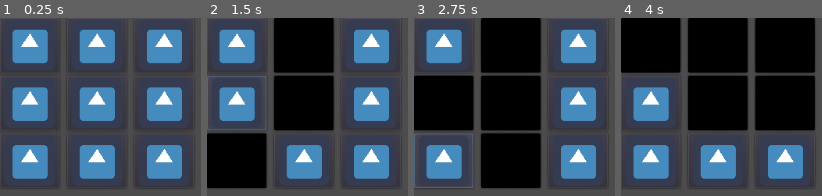
Above: before the commit, frames 1-4 (left to right).
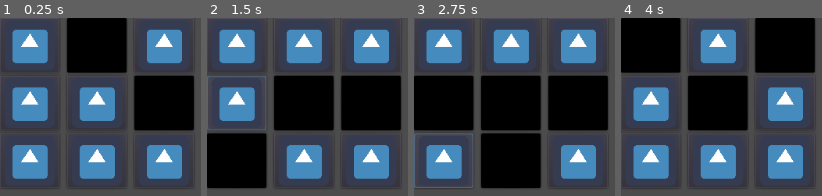
Above: after the commit, the same moments.

Repository: ayush1999-agarwal/SameColorTiles
Game: Godot game, scene res://GameScreen.tscn
The game is run twice, just before and just after one commit, with the same random seed, the same clock (stepped at 60 frames per second) and the same inputs. The engine's default icon, where the game draws it, is replaced by a stand-in: a white triangle on a blue panel in a dark square.
Inputs (mouse positions are in pixels of both pictures, inside the frame that each line leads up to):
- Up to frame 1 (0.25 s): no input
- Up to frame 2 (1.5 s): click (237, 44) at 0.5 s; click (237, 103) at 1.25 s
- Up to frame 3 (2.75 s): click (444, 160) at 2 s
- Up to frame 4 (4 s): click (717, 44) at 2.75 s; click (717, 103) at 3.5 s

The runs differ from the first frame. In frame 1, 18% of the frame differs, in the area x 33-97%, y 0-63%; in frame 2, 18%; in frame 3, 18%; in frame 4, 18%.

Commit message:
Starting Track Generator + Game Win Condition added

Diff:
--- a/SameColorTiles/GridController.gd
+++ b/SameColorTiles/GridController.gd
@@ -6,6 +6,7 @@
 onready var gridRow : GridRow = $GridRow
 
 var gridPerBoxState : Array
+var lightColorCount : int
 
 func _ready():
 	gridRow.AddChildren(gridSize)
@@ -14,8 +15,24 @@
 		for button in column.get_children():
 			button.connect("pressed", self, "_on_GridButton_pressed", [button])
 
+	_generateStartingGrid()
+
+func _generateStartingGrid():
 	for i in pow(gridSize,2):
-		gridPerBoxState.append(0)
+		var randColorId = randi() % 2
+		if randColorId == 0:
+			lightColorCount += 1
+
+		#To make sure all boxes do not start with complete state
+		if i == pow(gridSize,2) - 1:
+			if lightColorCount == pow(gridSize,2):
+				lightColorCount -= 1
+				randColorId = 1
+			elif lightColorCount == 0:
+				lightColorCount += 1
+				randColorId = 0
+		gridPerBoxState.append(randColorId)
+		gridRow.get_child(i / gridSize).get_child(i % gridSize).modulate = colorCodes[randColorId]
 
 func _on_GridButton_pressed(which : Button):
 	var pressedButton : Vector2 = Utils.GetGridButtonFromName(which.name)
@@ -26,7 +43,16 @@
 	for btnId in adjacentBtnIds:
 		_toggleGridBoxColor(btnId)
 
+	if lightColorCount == 0 || lightColorCount == pow(gridSize,2):
+		print("Game Won")
+
 func _toggleGridBoxColor(btnId : Vector2):
 	#Toggle color by getting reverse of what is stored in per box state
 	gridRow.get_child(btnId[0]).get_child(btnId[1]).modulate = colorCodes[1 - gridPerBoxState[btnId[0] * gridSize + btnId[1]]]
 	gridPerBoxState[btnId[0] * gridSize + btnId[1]] = 1 - gridPerBoxState[btnId[0] * gridSize + btnId[1]]
+
+	#Light Color is represented by 0 element in the array
+	if gridPerBoxState[btnId[0] * gridSize + btnId[1]] == 0:
+		lightColorCount += 1
+	else:
+		lightColorCount -= 1
